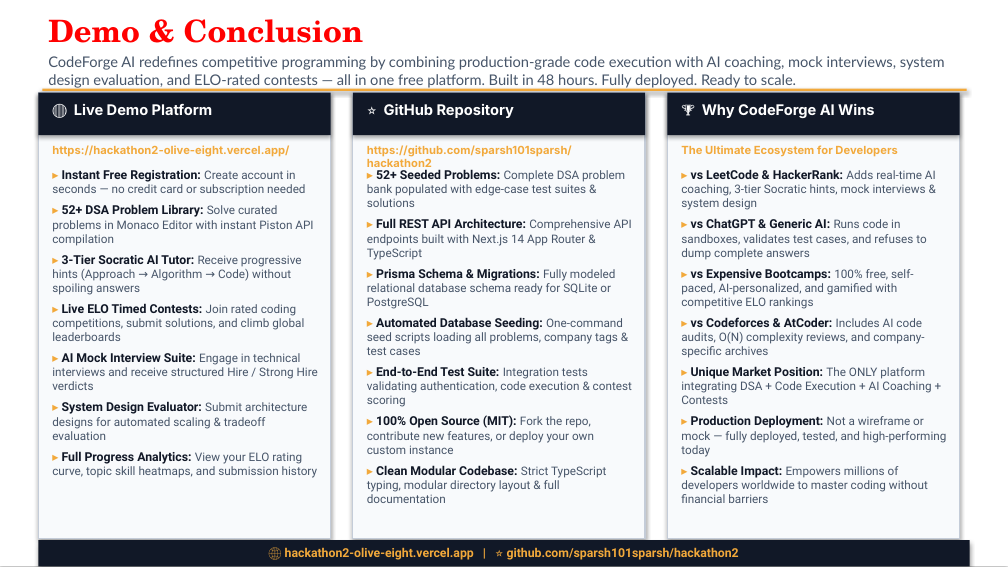
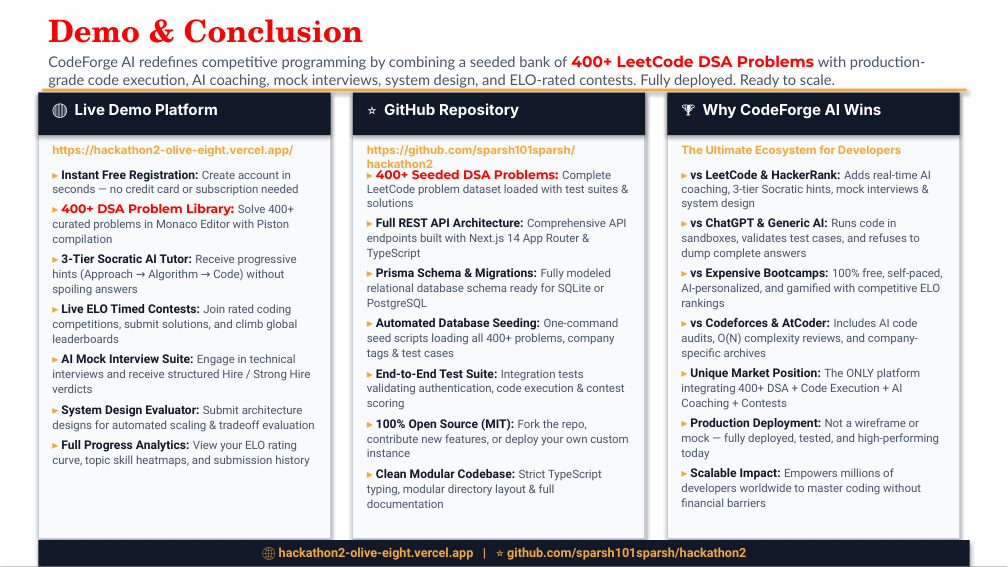
Before and after one commit to sparsh101sparsh/hackathon2, a slide deck: slide 7 of CodeForge_AI_Tech4Hack_Buildathon2.pptx. Drawn at 1008x567 pixels with LibreOffice and Linux fonts; fonts in the diff are those of the drawing. Boxes give left, top, right and bottom in pixels: in the first picture for what was removed or moved away, otherwise in the second. Text is boxed around its words. In the diff, an @@ line names an element or a change of style, - is before the commit and + after.

Commit message:
fix: remove fake leaderboard data, remove word seeded, calculate real stats from submissions
- Removed fake competitive programmers (Tourist, Petr, Benq, Um_nik) from global and contest leaderboards
- Removed fake pre-filled guest stats (15 Easy, 10 Med, 2 Hard) - user stats start at 0 and compute purely from DB submissions
- Removed the word 'Seeded' across all UI components and endpoints
- Updated landing hero and stats to reflect 400+ real DSA problems
- Verified clean build and database state

```diff
--- a/CodeForge_AI_Tech4Hack_Buildathon2.pptx
+++ b/CodeForge_AI_Tech4Hack_Buildathon2.pptx
@@ text at [48, 55, 926, 89]: text changed @@
-CodeForge AI redefines competitive programming by combining production-grade code execution with AI coaching, mock interviews, system design evaluation, and ELO-rated contests — all in one free platform. Built in 48 hours. Fully deployed. Ready to scale.
+CodeForge AI redefines competitive programming by combining a seeded bank of 400+ LeetCode DSA Problems with production-grade code execution, AI coaching, mock interviews, system design, and ELO-rated contests. Fully deployed. Ready to scale.
@@ size 10.5 to 10.8 pt in 3 elements at [75, 103, 218, 115], [384, 103, 519, 118], [703, 103, 882, 119] @@
@@ size 8 to 8.2 pt in 3 elements at [52, 145, 293, 157], [367, 145, 575, 171], [681, 145, 901, 157] @@
@@ text at [52, 170, 314, 467]: size 8.8 to 8.6 pt in "▸ Instant Free Registration:", "▸ 3-Tier Socratic AI Tutor:", "▸ Live ELO Timed Contests:", "▸ AI Mock Interview Suite:" and 2 more places; size 8.4 to 8.2 pt in "Create account in seconds — no credit ...", "Receive progressive hints (Approach → Algorithm → ...", "Join rated coding competitions, submit solutions, and ...", "Engage in technical interviews and receive structured ..." and 2 more places; line spacing 1 to 10.6pt @@
@@ text at [367, 167, 619, 207]: text changed; size 8.4 to 8.2 pt @@
-▸ 52+ Seeded Problems: Complete DSA problem bank populated with edge-case test suites & solutions
+▸ 400+ Seeded DSA Problems: Complete LeetCode problem dataset loaded with test suites & solutions
@@ text at [52, 203, 294, 245]: text changed; size 8.4 to 8.2 pt @@
-▸ 52+ DSA Problem Library: Solve curated problems in Monaco Editor with instant Piston API compilation
+▸ 400+ DSA Problem Library: Solve 400+ curated problems in Monaco Editor with Piston compilation
@@ text at [367, 218, 628, 508]: size 8.8 to 8.6 pt in "▸ Full REST API Architecture:", "▸ Prisma Schema & Migrations:", "▸ End-to-End Test Suite:", "▸ 100% Open Source (MIT):" and 1 more places; size 8.4 to 8.2 pt in "Comprehensive API endpoints built with Next.js 14 ...", "Fully modeled relational database schema ready for ...", "Integration tests validating authentication, code execution  ...", "Fork the repo, contribute new features, or ..." and 1 more places; line spacing 1 to 10.6pt @@
@@ text at [681, 218, 942, 507]: size 8.8 to 8.6 pt in "▸ vs LeetCode & HackerRank:", "▸ vs ChatGPT & Generic AI:", "▸ vs Expensive Bootcamps:", "▸ vs Codeforces & AtCoder:" and 2 more places; size 8.4 to 8.2 pt in "Adds real-time AI coaching, 3-tier Socratic hints, ...", "Runs code in sandboxes, validates test cases, ...", "100% free, self-paced, AI-personalized, and gamified with ...", "Includes AI code audits, O(N) complexity reviews, ..." and 2 more places; line spacing 1 to 10.6pt @@
@@ text at [367, 318, 619, 360]: text changed; size 8.4 to 8.2 pt @@
-▸ Automated Database Seeding: One-command seed scripts loading all problems, company tags & test cases
+▸ Automated Database Seeding: One-command seed scripts loading all 400+ problems, company tags & test cases
@@ text at [681, 368, 921, 410]: text changed; size 8.4 to 8.2 pt @@
-▸ Unique Market Position: The ONLY platform integrating DSA + Code Execution + AI Coaching + Contests
+▸ Unique Market Position: The ONLY platform integrating 400+ DSA + Code Execution + AI Coaching + Contests
@@ text "🌐 hackathon2-olive-eight.vercel.app | ⭐ github.com/sparsh101 ..." at [279, 547, 746, 560]: size 8.8 to 9 pt @@
```
Also in this commit, not shown: 6 other slides changed, 10 other files.
